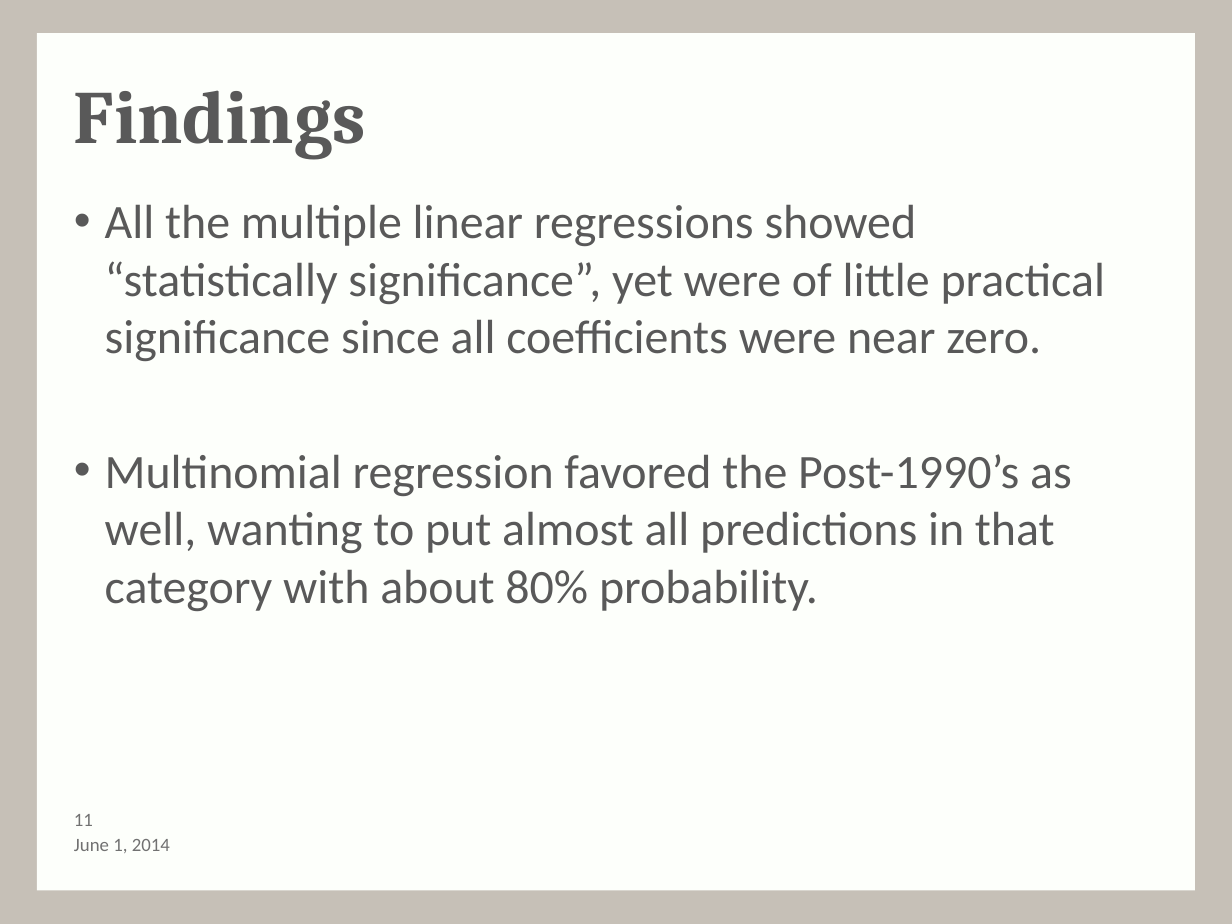
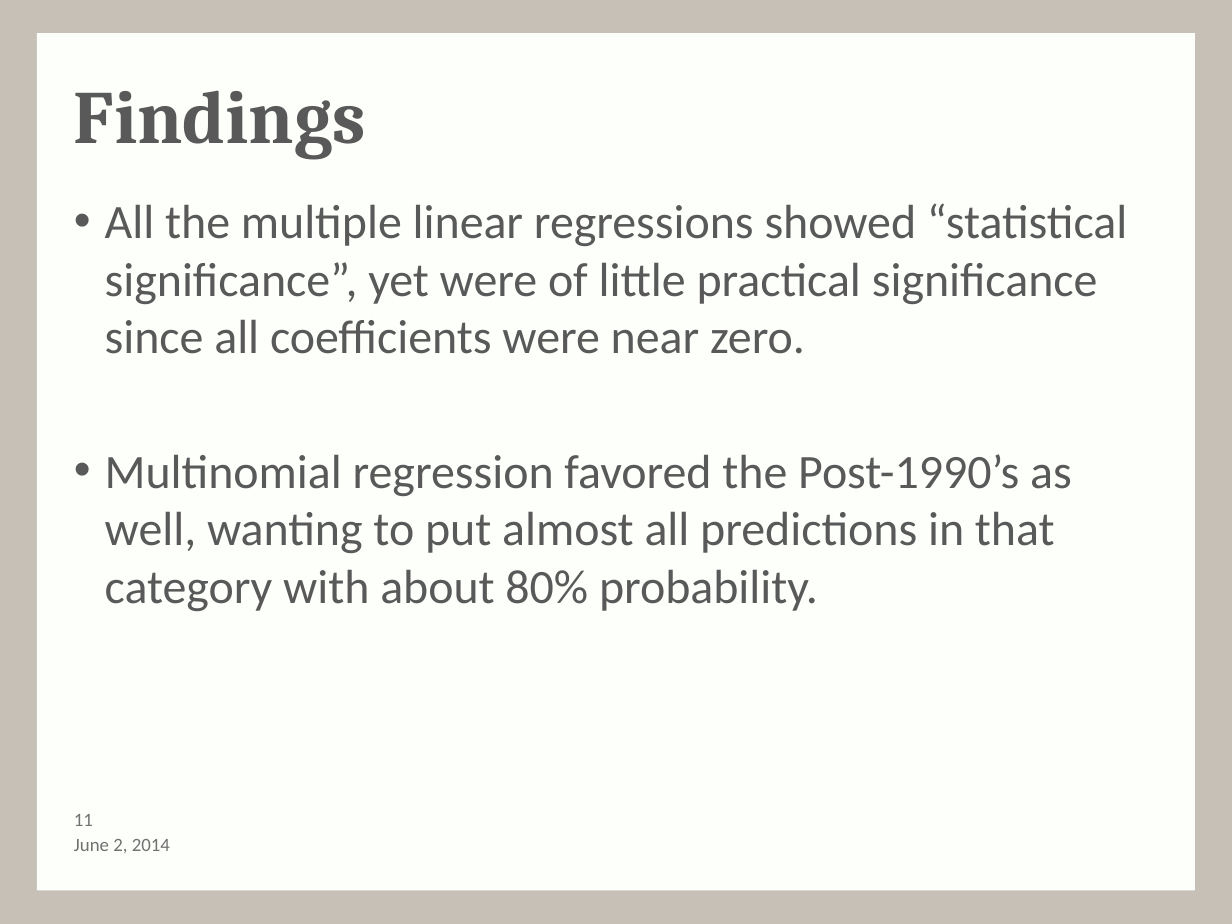
Before and after one commit to andy-olstad/POGSproj3, a slide deck: slide 11 of Project3_presentation-1.pptx. Drawn at 1232x924 pixels with LibreOffice and Linux fonts; fonts in the diff are those of the drawing; background and template pictures are left out. Boxes give left, top, right and bottom in pixels: in the first picture for what was removed or moved away, otherwise in the second. Text is boxed around its words. In the diff, an @@ line names an element or a change of style, - is before the commit and + after.

```diff
--- a/Project3_presentation-1.pptx
+++ b/Project3_presentation-1.pptx
@@ text at [105, 203, 1127, 354]: text changed @@
-• All the multiple linear regressions showed “statistically significance”, yet were of little practical significance since all coefficients were near zero.
+• All the multiple linear regressions showed “statistical significance”, yet were of little practical significance since all coefficients were near zero.
@@ text at [74, 839, 170, 853]: text changed @@
-June 1, 2014
+June 2, 2014
```
Also in this commit, not shown: 6 other slides changed.
